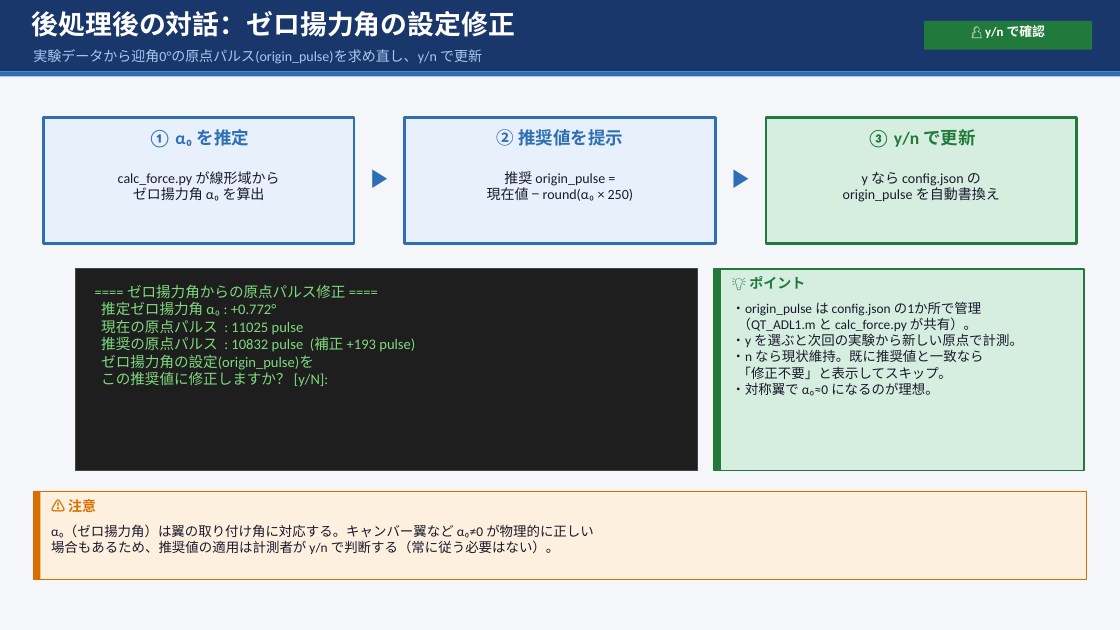
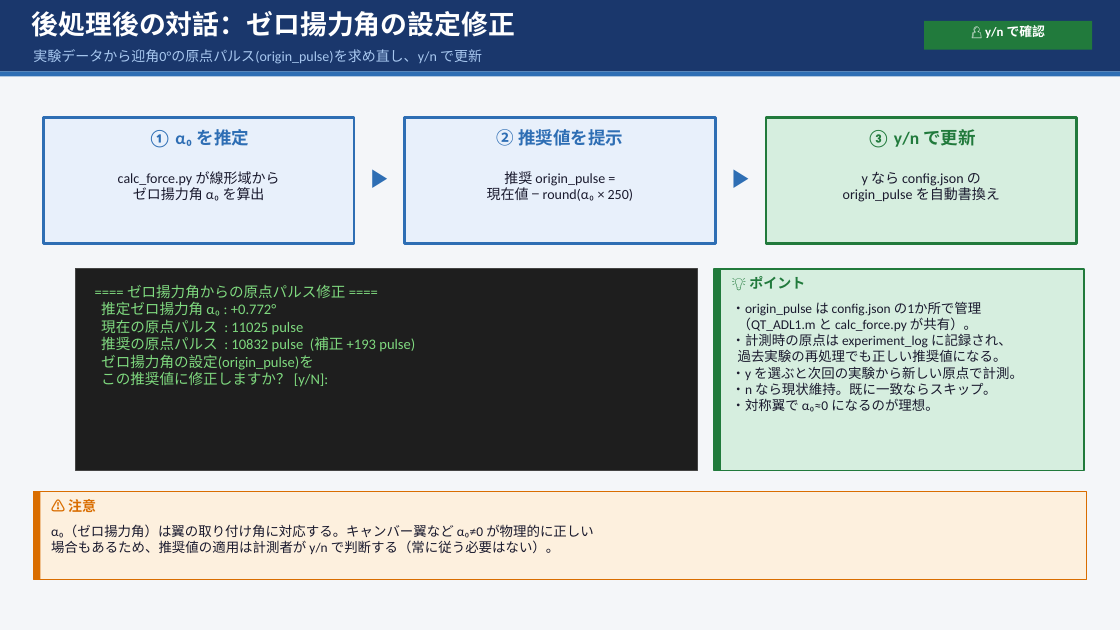
Before and after one commit to pancetta22/wind_tunnel_automation, a slide deck: slide 9 of manual/Windy_操作マニュアル.pptx. Drawn at 1120x630 pixels with LibreOffice and Linux fonts; fonts in the diff are those of the drawing. Boxes give left, top, right and bottom in pixels: in the first picture for what was removed or moved away, otherwise in the second. Text is boxed around its words. In the diff, an @@ line names an element or a change of style, - is before the commit and + after.

```diff
--- a/manual/Windy_操作マニュアル.pptx
+++ b/manual/Windy_操作マニュアル.pptx
@@ text at [732, 333, 1012, 362]: paragraphs added @@
+・計測時の原点は experiment_log に記録され、
+過去実験の再処理でも正しい推奨値になる。
@@ text at [732, 382, 997, 395]: text changed @@
-・n なら現状維持。既に推奨値と一致なら
-「修正不要」と表示してスキップ。
+・n なら現状維持。既に一致ならスキップ。
```
Also in this commit, not shown: 4 other files.
